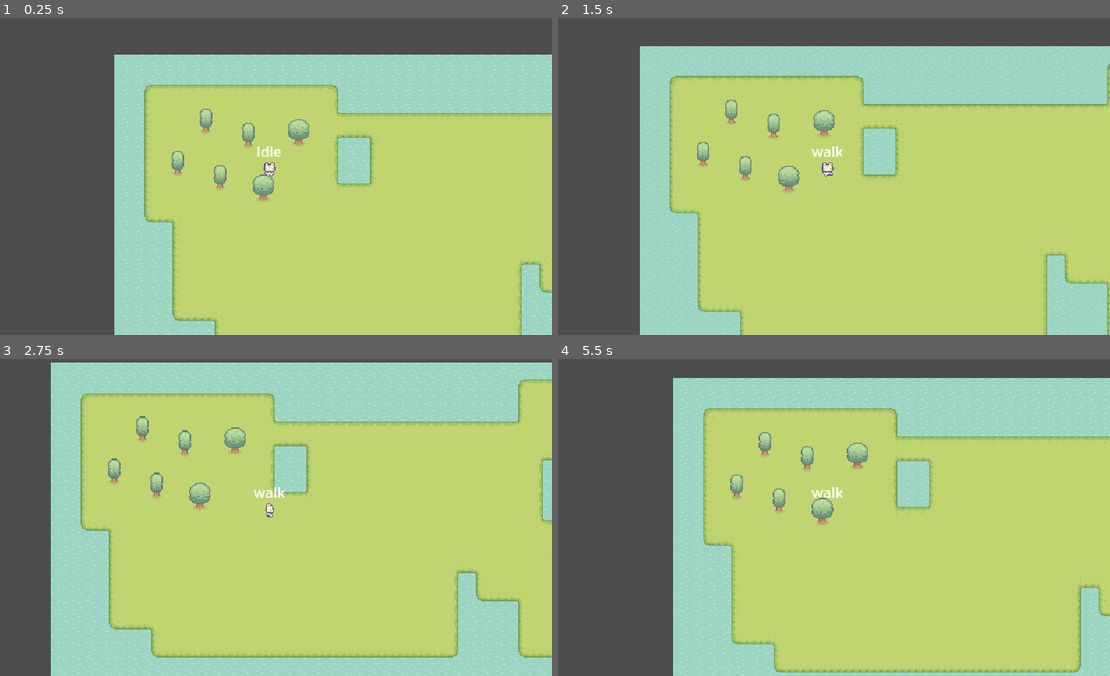
Above: before the commit, frames 1-4 (two rows, left to right).
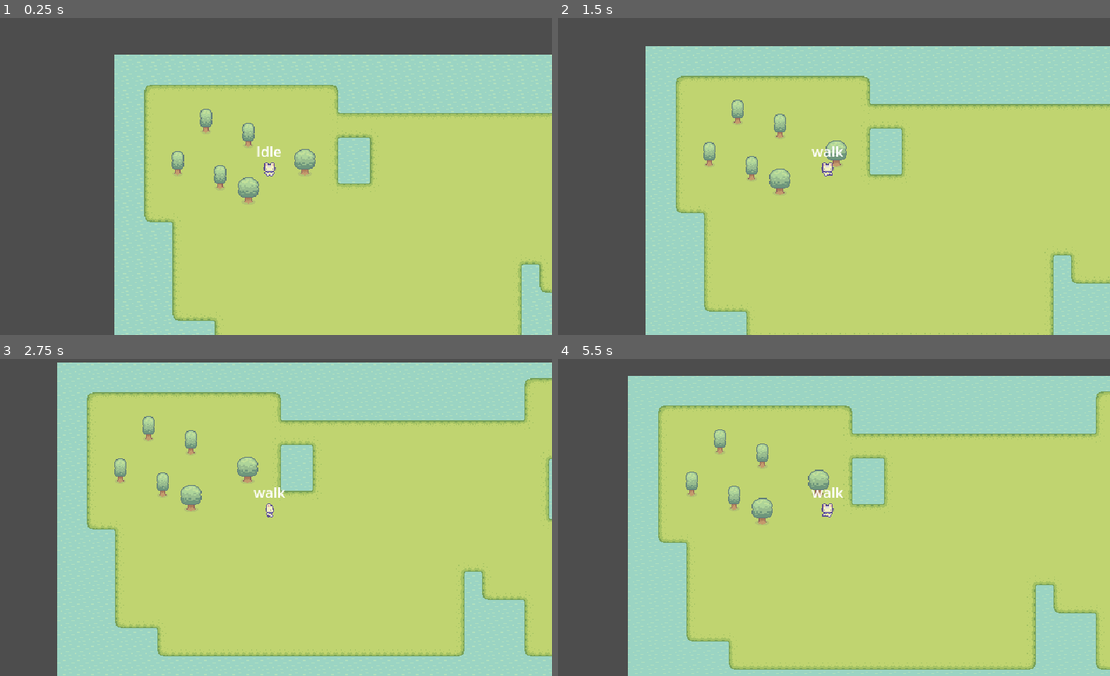
Above: after the commit, the same moments.

Repository: Wang-Junwen/Farm_2D
Game: Godot game, scene res://scenes/test/test_scene_objects_trees.tscn
Same seed, same stepped clock (60 frames per second), same inputs: the game is played once before the commit and once after it. The project has no main scene, so this scene is started directly.
Inputs (mouse positions are in pixels of both pictures, inside the frame that each line leads up to):
- Up to frame 1 (0.25 s): no input
- Up to frame 2 (1.5 s): move the mouse to (949, 160) at 0.52 s; hold D (walk_right) 0.53-1.28 s; click (949, 160) at 0.6 s; move the mouse to (712, 192) at 1.27 s; hold S (walk_down) from 1.28 s (still down); click (712, 192) at 1.35 s
- Up to frame 3 (2.75 s): move the mouse to (325, 447) at 2.02 s; release S (walk_down) at 2.03 s; hold D (walk_right) from 2.03 s (still down); click (325, 447) at 2.1 s
- Up to frame 4 (5.5 s): move the mouse to (800, 580) at 2.77 s; release D (walk_right) at 2.78 s; hold W (walk_up) 2.78-3.53 s; click (800, 580) at 2.85 s; move the mouse to (999, 565) at 3.52 s; hold A (walk_left) 3.53-5.03 s; click (999, 565) at 3.6 s; move the mouse to (657, 469) at 4.27 s; click (657, 469) at 4.35 s; move the mouse to (856, 517) at 5.02 s; hold S (walk_down) from 5.03 s (still down); click (856, 517) at 5.1 s

The runs differ from the first frame. In frame 1, 0.9% of the frame differs, in the area x 43-58%, y 32-59%; in frame 2, 5.9%; in frame 3, 8.4%; in frame 4, 25%, in the area x 12-100%, y 5-100%.

Commit message:
添加大型树木资源与优化树木倒计时

Diff:
--- a/Tilesets/game_tile_set.tres
+++ b/Tilesets/game_tile_set.tres
@@ -8,6 +8,7 @@
 [ext_resource type="PackedScene" uid="uid://duqyb0264ig85" path="res://scenes/houses/medium_house.tscn" id="4_ow828"]
 [ext_resource type="PackedScene" uid="uid://bxh8v3a7k5v8a" path="res://scenes/houses/small_house.tscn" id="5_4agr7"]
 [ext_resource type="PackedScene" uid="uid://cx38ktkl3rxab" path="res://scenes/objects/trees/small_tree.tscn" id="6_4agr7"]
+[ext_resource type="PackedScene" uid="uid://bl1i46ni2oj2j" path="res://scenes/objects/trees/large_tree.tscn" id="7_mt8is"]
 
 [sub_resource type="TileSetAtlasSource" id="TileSetAtlasSource_cbdxd"]
 texture = ExtResource("1_m70i2")
@@ -238,6 +239,7 @@
 scenes/2/scene = ExtResource("4_ow828")
 scenes/3/scene = ExtResource("5_4agr7")
 scenes/4/scene = ExtResource("6_4agr7")
+scenes/5/scene = ExtResource("7_mt8is")
 
 [sub_resource type="TileSetAtlasSource" id="TileSetAtlasSource_pi5w0"]
 texture = ExtResource("3_xwv23")
--- a/scenes/objects/trees/large_tree.gd
+++ b/scenes/objects/trees/large_tree.gd
@@ -16,7 +16,8 @@
 
 
 func _on_max_damage_reached() -> void:
-	call_deferred("add_log_scene")
+	await get_tree().create_timer(1).timeout
+	add_log_scene()
 	print("max damage reached")
 	queue_free()
 
--- a/scenes/objects/trees/small_tree.gd
+++ b/scenes/objects/trees/small_tree.gd
@@ -16,7 +16,8 @@
 
 
 func _on_max_damage_reached() -> void:
-	call_deferred("add_log_scene")
+	await get_tree().create_timer(1).timeout
+	add_log_scene()
 	print("max damage reached")
 	queue_free()
 
--- a/scenes/test/test_scene_objects_trees.tscn
+++ b/scenes/test/test_scene_objects_trees.tscn
@@ -1,8 +1,7 @@
-[gd_scene load_steps=4 format=4 uid="uid://0q213jw6dg5h"]
+[gd_scene load_steps=3 format=4 uid="uid://0q213jw6dg5h"]
 
 [ext_resource type="TileSet" uid="uid://ch2jb2xshxnn1" path="res://Tilesets/game_tile_set.tres" id="1_1ilvq"]
 [ext_resource type="PackedScene" uid="uid://c3uempm6q0eue" path="res://scenes/characters/player/player.tscn" id="2_5nhwj"]
-[ext_resource type="PackedScene" uid="uid://bl1i46ni2oj2j" path="res://scenes/objects/trees/large_tree.tscn" id="3_km18k"]
 
 [node name="TestSceneTilemap" type="Node2D"]
 
@@ -17,16 +16,10 @@
 tile_set = ExtResource("1_1ilvq")
 
 [node name="Trees" type="TileMapLayer" parent="GameTileMap"]
-tile_map_data = PackedByteArray("AAAEAAgAAgAAAAAABAAGAAUAAgAAAAAABAAJAAYAAgAAAAAABAAHAAkAAgAAAAAABAA=")
+tile_map_data = PackedByteArray("AAAEAAgAAgAAAAAABAAGAAUAAgAAAAAABAAJAAYAAgAAAAAABAAHAAkAAgAAAAAABAAJAAoAAgAAAAAABQANAAgAAgAAAAAABQA=")
 tile_set = ExtResource("1_1ilvq")
 
 [node name="Player" parent="GameTileMap" instance=ExtResource("2_5nhwj")]
 position = Vector2(176, 138)
 
 [node name="Camera2D" type="Camera2D" parent="GameTileMap/Player"]
-
-[node name="LargeTree" parent="GameTileMap" instance=ExtResource("3_km18k")]
-position = Vector2(209, 88)
-
-[node name="LargeTree2" parent="GameTileMap" instance=ExtResource("3_km18k")]
-position = Vector2(169, 151)
Not shown: 1 places in Tilesets/game_tile_set.tres that only renumber resources
